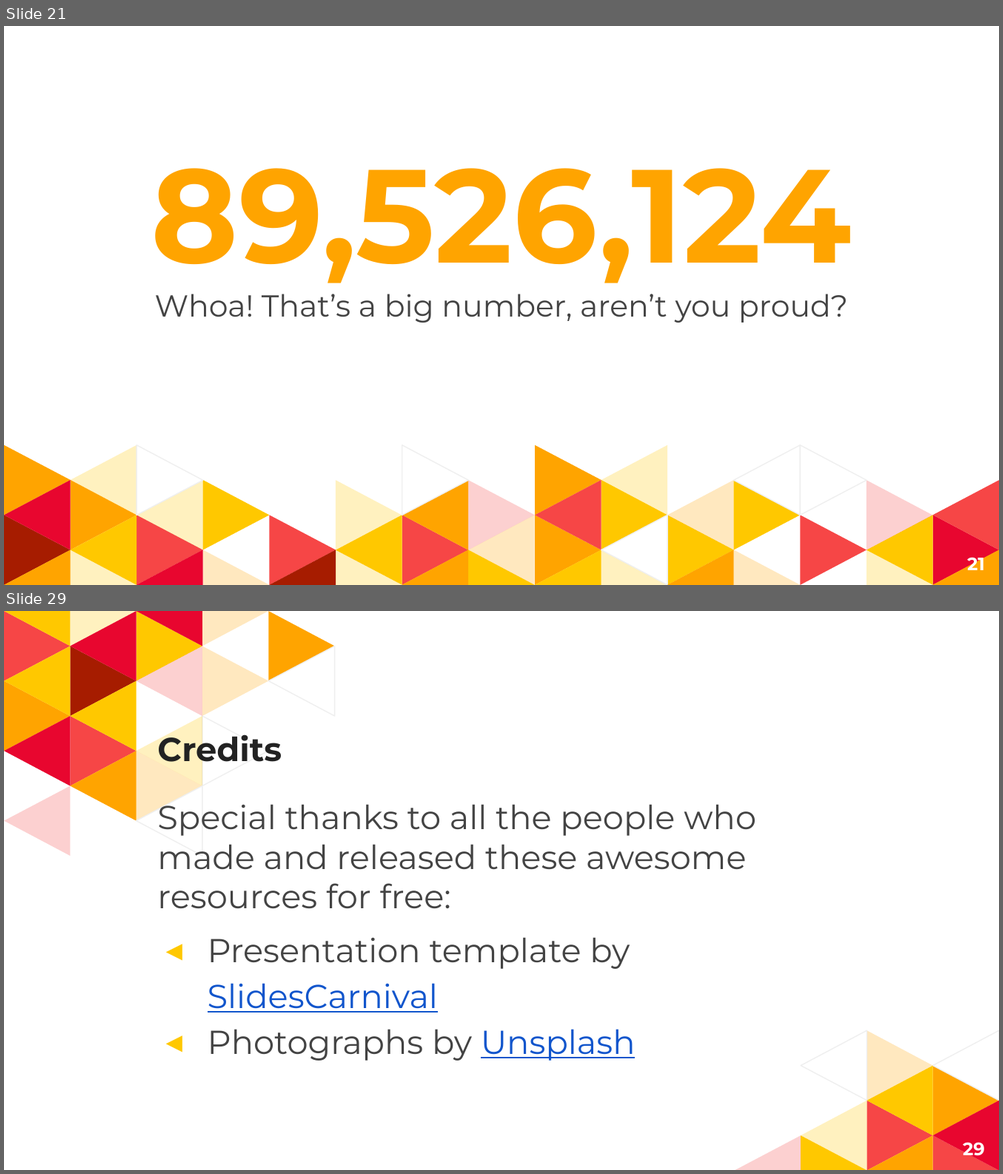
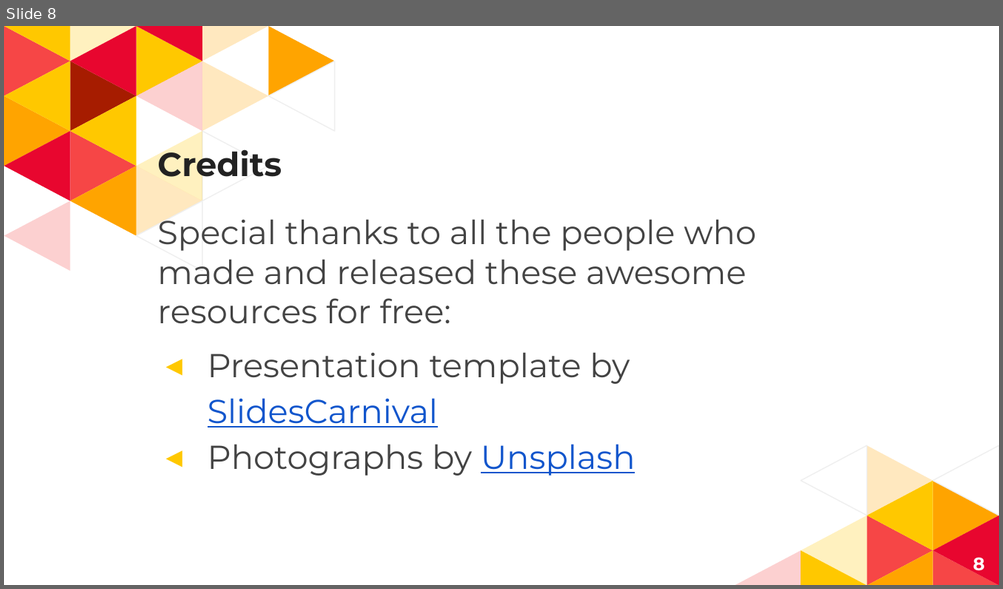
Before and after one commit to krashilili/Project2, a slide deck: PPT presentation/Slides.pptx. Shown one above the other, each under a label of ours: slides 21 and 29 before the commit, slide 8 after it; the slides between them are not shown. The pictures are 1003x1174 and 1003x589 pixels, drawn with LibreOffice and Linux fonts; fonts in the diff are those of the drawing. Boxes give left, top, right and bottom in pixels: in the first picture for what was removed or moved away, otherwise in the second. Text is boxed around its words. In the diff, an @@ line names an element or a change of style, - is before the commit and + after.

```diff
--- a/PPT presentation/Slides.pptx
+++ b/PPT presentation/Slides.pptx
@@ slide 21 removed at [4, 26, 999, 585], background #FFFFFF @@
@@ title removed at [151, 168, 851, 284] @@
-89,526,124
@@ subtitle removed at [155, 294, 848, 323] @@
-Whoa! That’s a big number, aren’t you proud?
@@ group removed at [4, 446, 999, 585]: 48 freeform shapes @@
@@ page number removed at [967, 554, 984, 575] @@
-21
@@ what was slide 29 is now slide 8 @@
@@ page number at [973, 557, 984, 575]: text changed @@
-29
+8
```
Also in this commit, not shown: 3 slides changed, 22 other slides removed.
